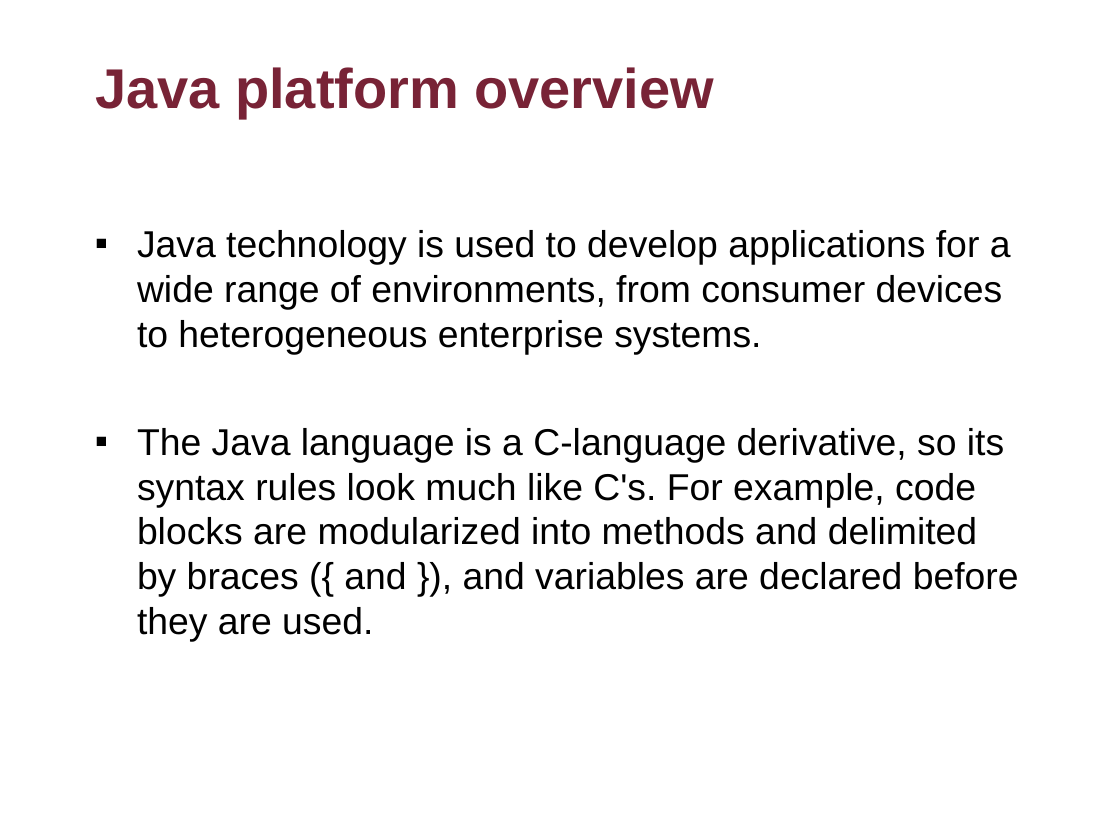
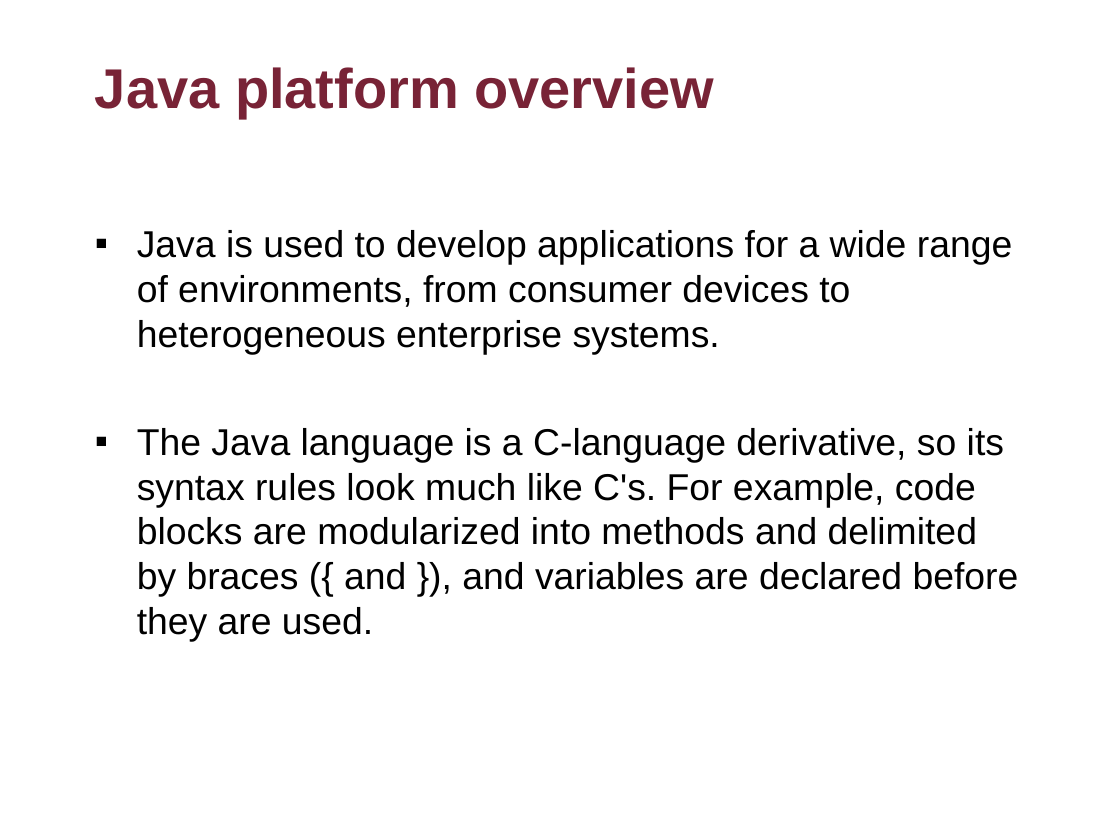
Before and after one commit to flyworker/java-workshop, a slide deck: slide 6 of Java Workshop-Concordia.ppt. Drawn at 1120x840 pixels with LibreOffice and Linux fonts; fonts in the diff are those of the drawing; background and template pictures are left out. Boxes give left, top, right and bottom in pixels: in the first picture for what was removed or moved away, otherwise in the second. Text is boxed around its words. In the diff, an @@ line names an element or a change of style, - is before the commit and + after.

```diff
--- a/Java Workshop-Concordia.ppt
+++ b/Java Workshop-Concordia.ppt
@@ text at [137,230,1012,354]: text changed @@
-▪ Java technology is used to develop applications for a wide range of environments, from consumer devices to heterogeneous enterprise systems.
+▪ Java is used to develop applications for a wide range of environments, from consumer devices to heterogeneous enterprise systems.
```
Also in this commit, not shown: 62 other slides changed.
